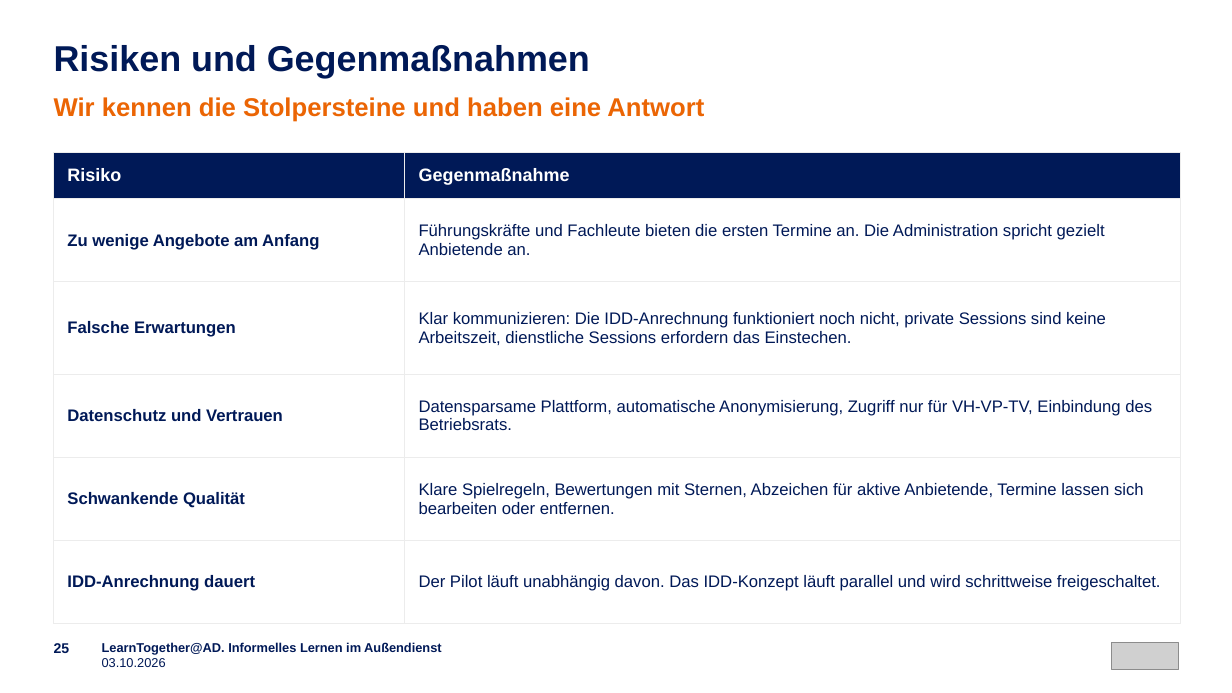
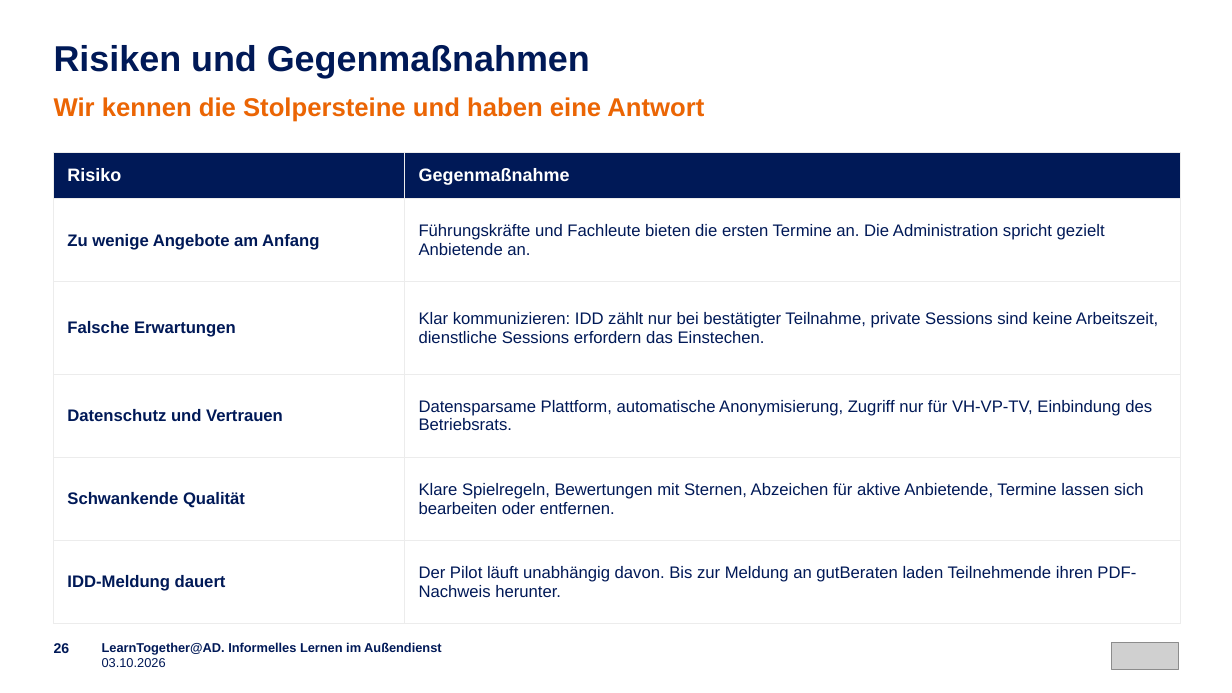
Before and after one commit to emplush/ruv_learntogether, a slide deck: slide 26 of docs/LearnTogether-AD_Praesentation.pptx (slide 25 before the commit). Drawn at 1232x693 pixels with LibreOffice and Linux fonts; fonts in the diff are those of the drawing; grey boxes stand for pictures. Boxes give left, top, right and bottom in pixels: in the first picture for what was removed or moved away, otherwise in the second. Text is boxed around its words. In the diff, an @@ line names an element or a change of style, - is before the commit and + after.

```diff
--- a/docs/LearnTogether-AD_Praesentation.pptx
+++ b/docs/LearnTogether-AD_Praesentation.pptx
@@ table at <box>54,152,1181,601</box> @@
-row 3, column 2: Klar kommunizieren: Die IDD-Anrechnung funktioniert noch nicht, private Sessions sind keine Arbeitszeit, dienstliche Sessions erfordern das Einstechen.
+row 3, column 2: Klar kommunizieren: IDD zählt nur bei bestätigter Teilnahme, private Sessions sind keine Arbeitszeit, dienstliche Sessions erfordern das Einstechen.
-row 6, column 1: IDD-Anrechnung dauert
+row 6, column 1: IDD-Meldung dauert
-row 6, column 2: Der Pilot läuft unabhängig davon. Das IDD-Konzept läuft parallel und wird schrittweise freigeschaltet.
+row 6, column 2: Der Pilot läuft unabhängig davon. Bis zur Meldung an gutBeraten laden Teilnehmende ihren PDF-Nachweis herunter.
@@ text at <box>54,643,70,653</box>: text changed @@
-25
+26
```
Also in this commit, not shown: 9 other slides changed, 1 slide added, 59 other files.
